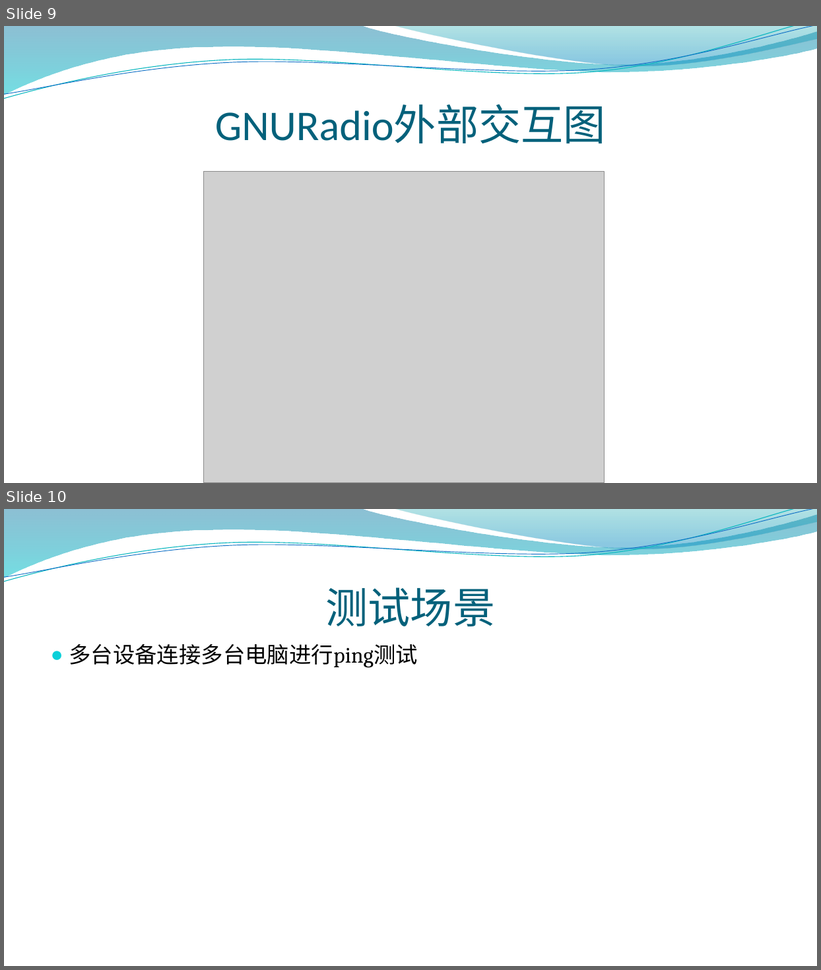
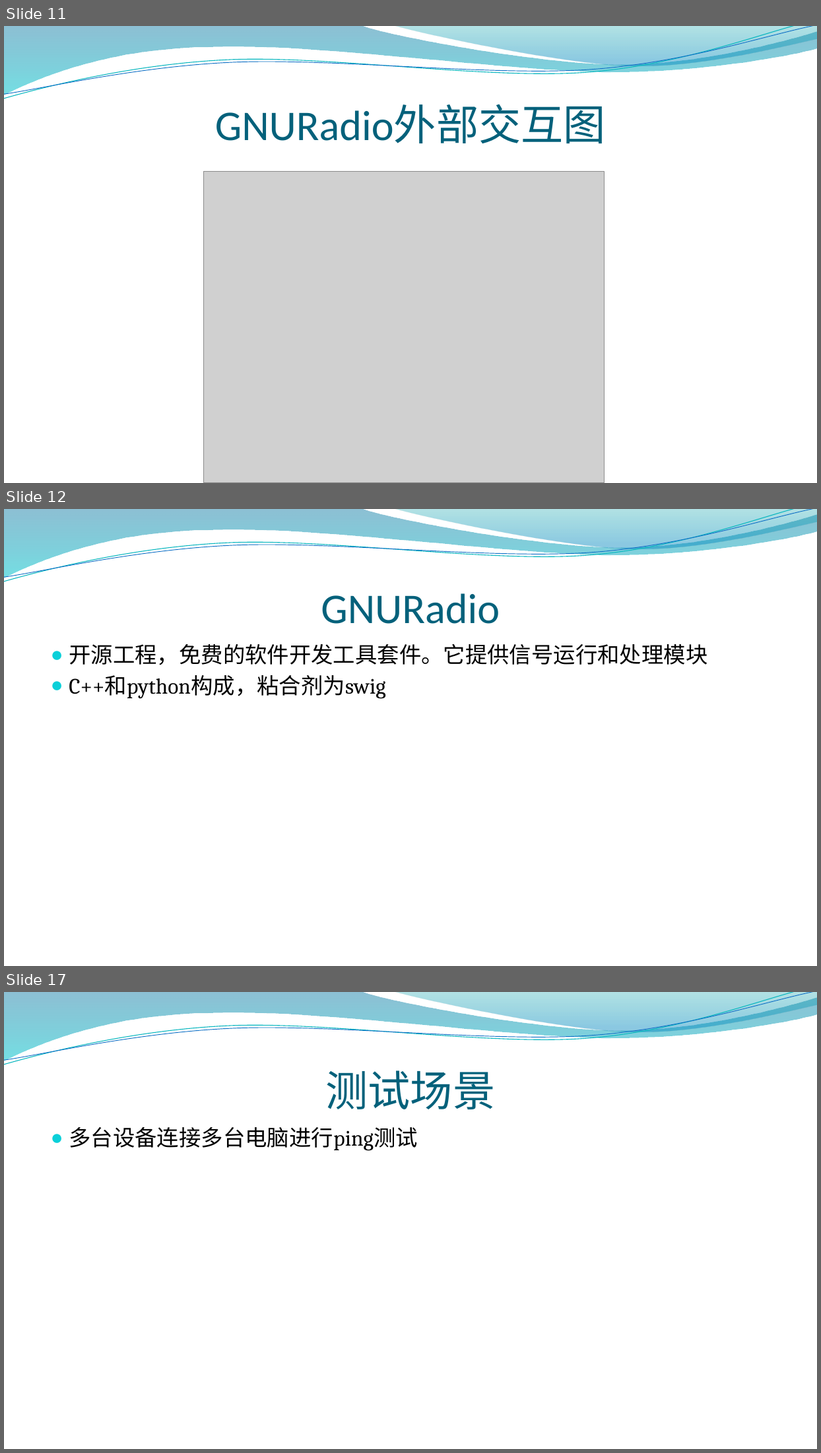
Before and after one commit to houwentaoff/test_gnuradio, a slide deck: doc/高速自组网.pptx. Shown one above the other, each under a label of ours: slides 9 and 10 before the commit, slides 11, 12 and 17 after it; the slides between them are not shown. The pictures are 821x970 and 821x1453 pixels, drawn with LibreOffice and Linux fonts; fonts in the diff are those of the drawing; grey boxes stand for pictures; background and template pictures are left out. Boxes give left, top, right and bottom in pixels: in the first picture for what was removed or moved away, otherwise in the second. Text is boxed around its words. In the diff, an @@ line names an element or a change of style, - is before the commit and + after.

```diff
--- a/doc/高速自组网.pptx
+++ b/doc/高速自组网.pptx
@@ slide 12 added at (4,509,817,966), background picture (left out); not listed: 4 template elements that a slide beside it also shows @@
@@ title added at (321,593,500,624), 50 pt, text #04617B @@
+GNURadio
@@ text added at (69,644,708,698), 26 pt, text #000000 @@
+● 开源工程，免费的软件开发工具套件。它提供信号运行和处理模块
+● C++和python构成，粘合剂为swig
@@ what was slide 9 is now slide 11 @@
@@ what was slide 10 is now slide 17 @@
```
Also in this commit, not shown: 8 other slides added.
